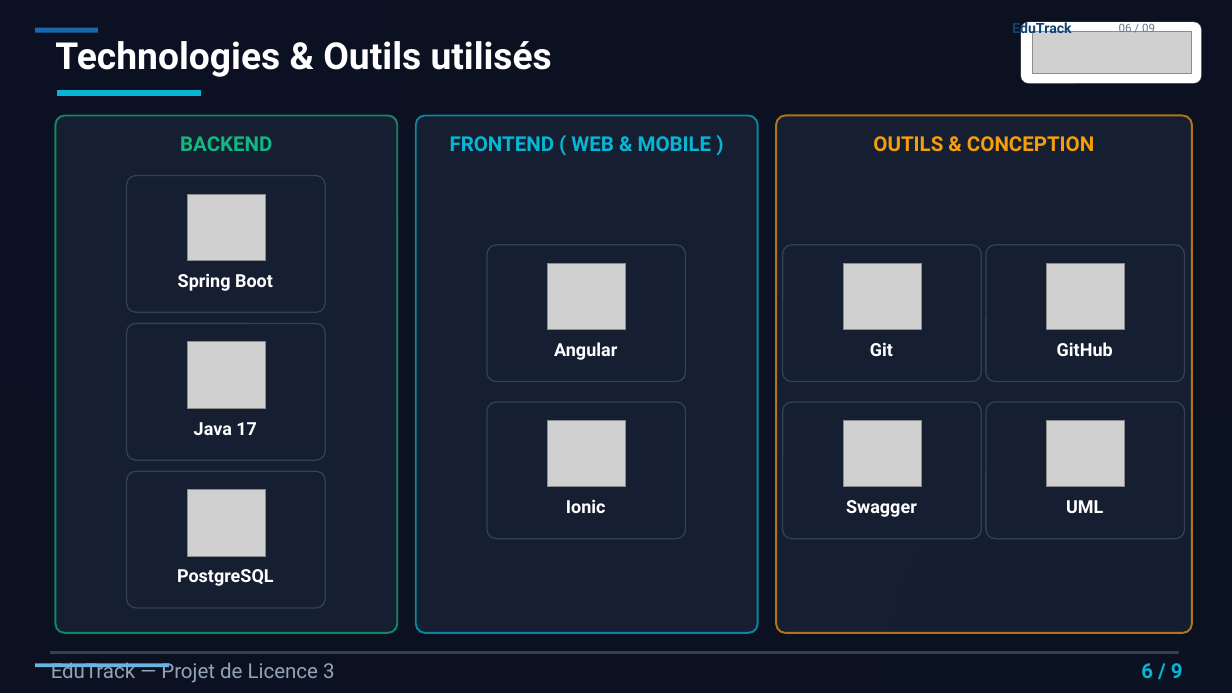
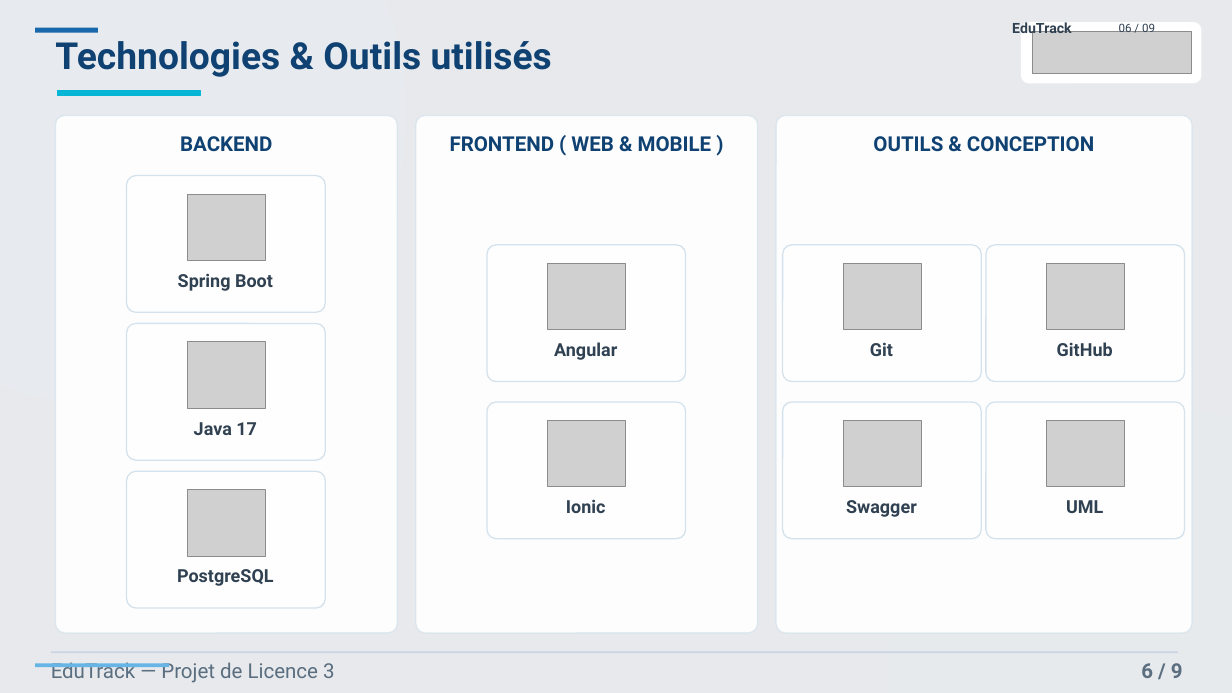
Before and after one commit to moussa7006/suivi-pedagogique-system, a slide deck: slide 6 of MEMOIRE/La finalisima present_V11.pptx. Drawn at 1232x693 pixels with LibreOffice and Linux fonts; fonts in the diff are those of the drawing; grey boxes stand for pictures. Boxes give left, top, right and bottom in pixels: in the first picture for what was removed or moved away, otherwise in the second. Text is boxed around its words. In the diff, an @@ line names an element or a change of style, - is before the commit and + after.

```diff
--- a/MEMOIRE/La finalisima present_V11.pptx
+++ b/MEMOIRE/La finalisima present_V11.pptx
@@ rectangle at [0, 0, 1232, 693]: fill #0B1121 at 93% opacity to #F8FAFC at 93% opacity @@
@@ text "EduTrack" at [1012, 22, 1072, 38]: text colour #0F4272 to #304152 @@
@@ text "06 / 09" at [1119, 22, 1155, 32]: text colour #657A8C to #304152 @@
@@ text "Technologies & Outils utilisés" at [55, 41, 552, 77]: text colour #FFFFFF to #0F4272 @@
@@ rounded rectangle at [55, 116, 397, 633]: fill #172033 at 92% opacity to #FFFFFF at 92% opacity; outline #10B981 1.5 pt to #D3E2EC 1 pt @@
@@ rounded rectangle at [416, 116, 758, 633]: fill #172033 at 92% opacity to #FFFFFF at 92% opacity; outline #06B6D4 1.5 pt to #D3E2EC 1 pt @@
@@ rounded rectangle at [776, 116, 1192, 633]: fill #172033 at 92% opacity to #FFFFFF at 92% opacity; outline #F59E0B 1.5 pt to #D3E2EC 1 pt @@
@@ text "BACKEND" at [180, 136, 272, 152]: text colour #10B981 to #0F4272 @@
@@ text "FRONTEND ( WEB & MOBILE ..." at [450, 136, 712, 152]: text colour #06B6D4 to #0F4272 @@
@@ text "OUTILS & CONCEPTION" at [873, 136, 1094, 152]: text colour #F59E0B to #0F4272 @@
@@ fill #172033 at 96% opacity to #FFFFFF at 96% opacity; outline #334155 1 pt to #D3E2EC 1 pt in 9 elements at [127, 176, 325, 312], [127, 323, 325, 460], [127, 471, 325, 608], [487, 245, 686, 382], [487, 402, 686, 539], [783, 245, 982, 382], [986, 245, 1185, 382], [783, 402, 982, 539], [986, 402, 1185, 539] @@
@@ text colour #FFFFFF to #304152 in 9 elements at [178, 273, 273, 291], [194, 422, 257, 435], [177, 569, 274, 586], [554, 342, 617, 360], [566, 499, 606, 513], [870, 342, 893, 356], [1057, 342, 1113, 356], [846, 500, 917, 517], [1066, 500, 1103, 513] @@
@@ rectangle at [51, 652, 1178, 653]: fill #334155 to #CBD5E1; outline #334155 1 pt to none @@
@@ text "EduTrack — Projet de Licence ..." at [51, 662, 335, 683]: text colour #94A3B8 to #5A6E80 @@
@@ text "6 / 9" at [1141, 663, 1183, 678]: text colour #06B6D4 to #5A6E80 @@
```
Also in this commit, not shown: 7 other slides changed, 5 other files.
